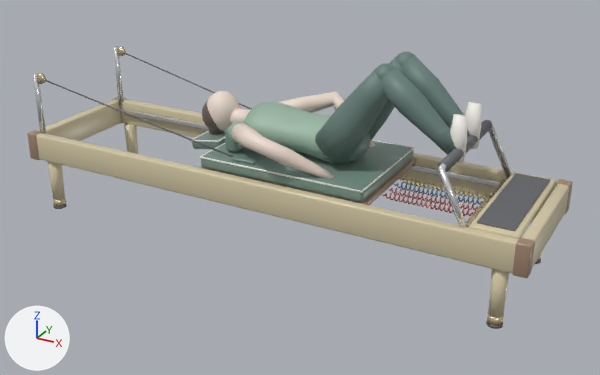
The glTF model public/models/pilates-studio/reformer-studio-rig.glb as it was, and as the next commit left it.
One viewpoint serves both versions: a 50 mm camera at (1.72, -2.94, 1.71) aimed at (0.11, -0.03, 0.26). Arrows for +X, +Y and +Z are at lower left; the lights stay in place. The picture after the commit comes second. Where no turn or scale is listed for an object, it has been applied to the vertices. Vertices at exactly the same position are counted once.

In view in the first picture: 'Arm_L', 'Calf_L', 'Carriage_Chassis', 'Carriage_Cushion', 'Hair_Bun', 'Leg_+1.1_+0.3'.
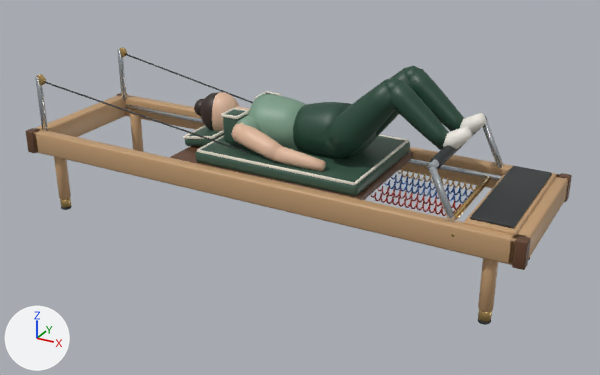
The change, as a diff of the scene's bpy script:
```diff
--- a/public/models/pilates-studio/reformer-studio-rig.glb.py
+++ b/public/models/pilates-studio/reformer-studio-rig.glb.py
@@ img_studiopaletteatlas @@
+img_studiopaletteatlas = load_image('StudioPaletteAtlas', '_unpacked/StudioPaletteAtlas', 128, 128, 'sRGB')
@@ mat_mat_studiometal @@
+mat_mat_studiometal = principled_material('MAT_StudioMetal')
+mat_mat_studiometal.texture = img_studiopaletteatlas
+mat_mat_studiometal.metallic = 1.0
+mat_mat_studiometal.roughness = 0.24
@@ mat_mat_studiodielectric @@
+mat_mat_studiodielectric = principled_material('MAT_StudioDielectric')
+mat_mat_studiodielectric.texture = img_studiopaletteatlas
+mat_mat_studiodielectric.roughness = 0.46
@@ me_calf_l_mesh @@
 # used by ob_calf_l; location = (-0.016, 0.0, 0.44); scale = (1.13, 1.13, 1.13)
-me_calf_l_mesh.from_pydata(...)  # 2252 vertices, 4336 faces; spans x -1.0..1.0, y -0.28..0.28, z -0.39..0.39
-me_calf_l_mesh.materials.append(mat_palettematerial002)
+me_calf_l_mesh.from_pydata(...)  # 5572 vertices, 11052 faces; spans x -1.0..1.0, y -0.31..0.31, z -0.3..0.3
+# me_calf_l_mesh part 1: 25 loose pieces with 1430 vertices, spanning x -0.98..1.0, y -0.28..0.28, z -0.39..0.39, are deleted
+# me_calf_l_mesh part 2: 2 vertices moved within x -0.12, y -0.13..0.13, z 0.09; 818 vertices removed from x -1.0..1.0, y -0.27..0.27, z -0.11..0.38; 5568 vertices added at x -1.0..1.0, y -0.31..0.31, z -0.3..0.3
+me_calf_l_mesh.materials.append(mat_mat_studiometal)  # picture img_studiopaletteatlas
@@ me_apparatus_timber_upholstery_mesh @@
+me_apparatus_timber_upholstery_mesh.from_pydata(...)  # 4130 vertices, 7988 faces; spans x -1.18..1.18, y -0.34..0.34, z -0.42..0.42
+me_apparatus_timber_upholstery_mesh.materials.append(mat_mat_studiodielectric)  # picture img_studiopaletteatlas
@@ ob_arm_l @@
-ob_arm_l = bpy.data.objects.new('Arm_L', me_arm_l_mesh)
-ob_arm_l.location = (-0.004, 0.0, 0.511)
@@ ob_calf_l @@
 ob_calf_l = bpy.data.objects.new('Calf_L', me_calf_l_mesh)
-ob_calf_l.location = (-0.016, 0.0, 0.44)
-ob_calf_l.scale = (1.13, 1.13, 1.13)
+ob_calf_l.location = (-0.029, 0.0, 0.336)
+ob_calf_l.scale = (1.09, 1.09, 1.09)
@@ ob_hair_bun @@
-ob_hair_bun = bpy.data.objects.new('Hair_Bun', me_hair_bun_mesh)
-ob_hair_bun.location = (-0.317, 0.0, 0.498)
@@ ob_carriage_chassis @@
-ob_carriage_chassis = bpy.data.objects.new('Carriage_Chassis', me_carriage_chassis_mesh)
-ob_carriage_chassis.location = (0.0, 0.0, 0.31)
@@ ob_carriage_cushion @@
-ob_carriage_cushion = bpy.data.objects.new('Carriage_Cushion', me_carriage_cushion_mesh)
-ob_carriage_cushion.location = (0.258, 0.0, 0.423)
@@ ob_leg__1_1__0_3 @@
-ob_leg__1_1__0_3 = bpy.data.objects.new('Leg_+1.1_+0.3', me_leg__1_1__0_3_mesh)
-ob_leg__1_1__0_3.location = (0.0, 0.0, 0.202)
@@ ob_apparatus_timber_upholstery @@
+ob_apparatus_timber_upholstery = bpy.data.objects.new('Apparatus_Timber_Upholstery', me_apparatus_timber_upholstery_mesh)
+ob_apparatus_timber_upholstery.location = (0.0, 0.0, 0.415)
```

Location of each change, [x1, y1, x2, y2] in pixels of the pictures (600 x 375 px):
'Apparatus_Timber_Upholstery', added: after [26, 54, 572, 325]
'Leg_+1.1_+0.3', deleted (beige): before [36, 99, 569, 318]
'Calf_L', reshaped, moved, rescaled (9% narrower): before [32, 46, 550, 329]; after [35, 47, 504, 322]
'Carriage_Cushion', deleted: before [192, 127, 488, 216]
'Arm_L', deleted: before [207, 91, 375, 178]
'Carriage_Chassis', deleted: before [27, 97, 573, 278]
'Hair_Bun', deleted: before [202, 100, 224, 135]
part 1 of me_calf_l_mesh, deleted: before [36, 46, 550, 329]
part 2 of me_calf_l_mesh, reshaped: before [32, 46, 549, 228]; after [35, 47, 504, 322]
